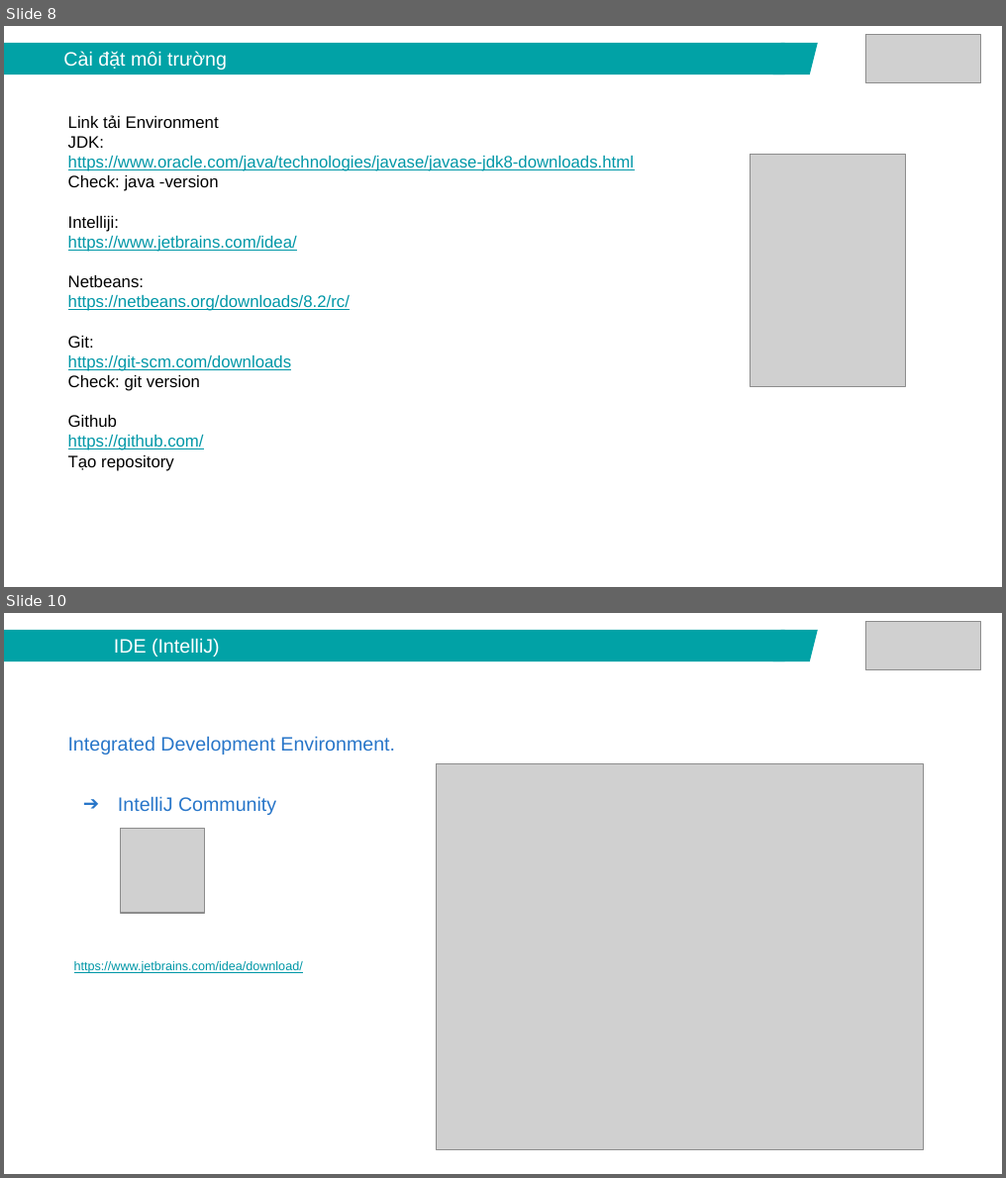
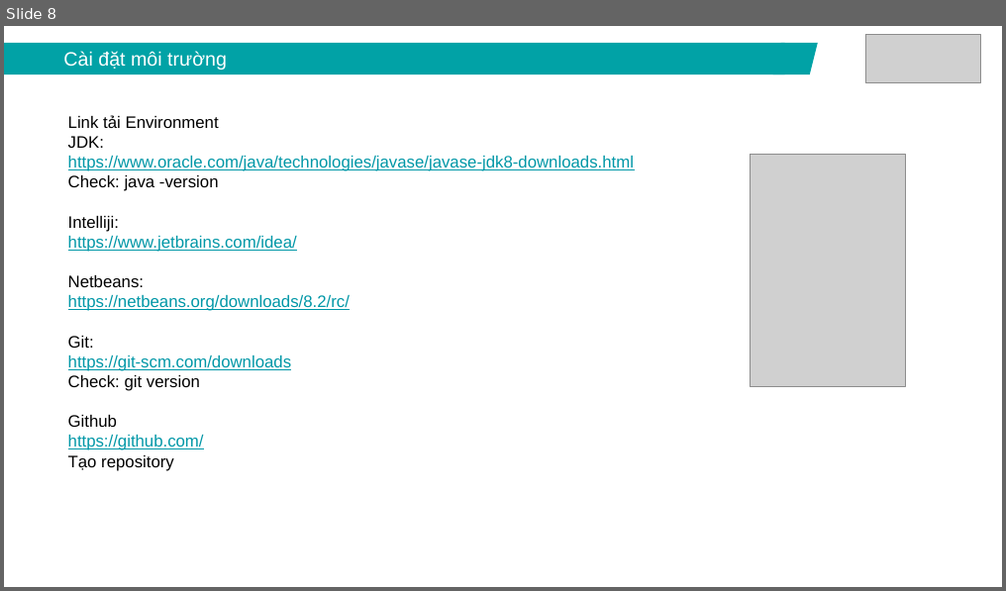
Before and after one commit to lamxung55/javacore, a slide deck: ppt/Java core - Lecture 1 - Introduction.pptx. Shown one above the other, each under a label of ours: slides 8 and 10 before the commit, slide 8 after it; the slides between them are not shown. The pictures are 1006x1178 and 1006x591 pixels, drawn with LibreOffice and Linux fonts; fonts in the diff are those of the drawing; grey boxes stand for pictures. Boxes give left, top, right and bottom in pixels: in the first picture for what was removed or moved away, otherwise in the second. Text is boxed around its words. In the diff, an @@ line names an element or a change of style, - is before the commit and + after.

```diff
--- a/ppt/Java core - Lecture 1 - Introduction.pptx
+++ b/ppt/Java core - Lecture 1 - Introduction.pptx
@@ slide 10 removed at box(4, 613, 1002, 1174), background #FFFFFF @@
@@ rectangle removed at box(4, 630, 784, 662) @@
-IDE (IntelliJ)
@@ parallelogram removed at box(772, 630, 818, 662) @@
@@ picture removed at box(865, 621, 981, 669) @@
@@ text removed at box(68, 736, 395, 815) @@
-Integrated Development Environment.
-➔ IntelliJ Community
@@ picture removed at box(436, 764, 923, 1150) @@
@@ picture removed at box(121, 829, 205, 912) @@
@@ text removed at box(74, 961, 303, 973) @@
-https://www.jetbrains.com/idea/download/
```
Also in this commit, not shown: 5 slides changed, 5 slides added, 4 other slides removed.
